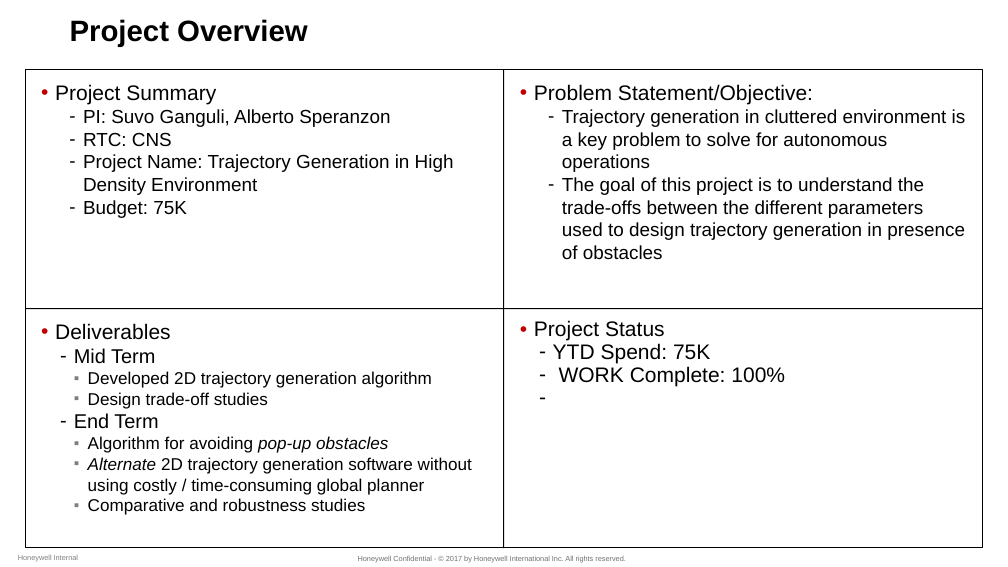
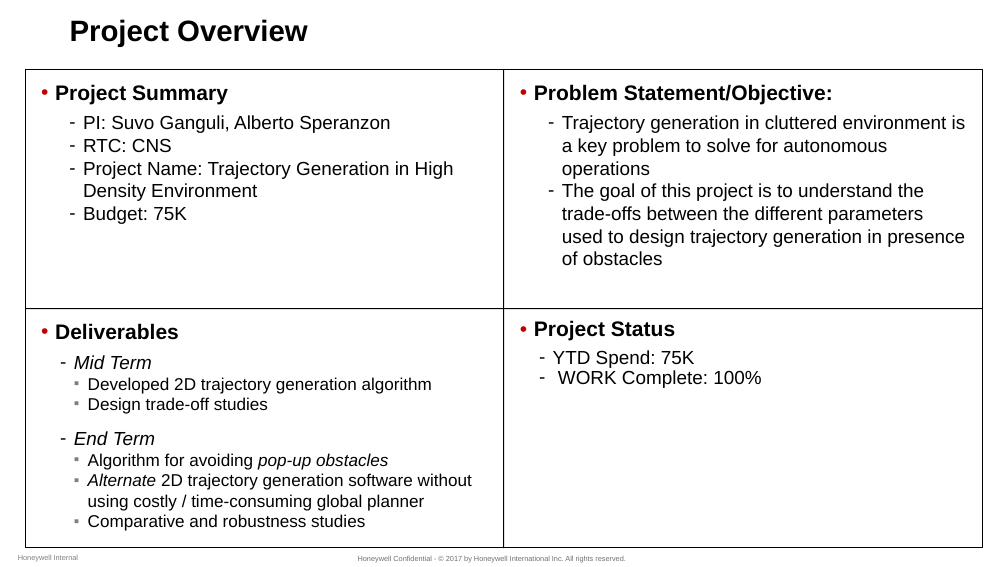
Before and after one commit to suvoganguli/TrajGen, a slide deck: slide 3 of slides/Final Review - Trajectory Generation.pptx. Drawn at 1008x567 pixels with LibreOffice and Linux fonts; fonts in the diff are those of the drawing; background and template pictures are left out. Boxes give left, top, right and bottom in pixels: in the first picture for what was removed or moved away, otherwise in the second. Text is boxed around its words. In the diff, an @@ line names an element or a change of style, - is before the commit and + after.

```diff
--- a/slides/Final Review - Trajectory Generation.pptx
+++ b/slides/Final Review - Trajectory Generation.pptx
@@ text at [55, 84, 228, 104]: bold on in "Project Summary"; more space between paragraphs @@
@@ text at [534, 84, 833, 104]: bold on in "Problem Statement/Objective:"; more space between paragraphs @@
@@ text at [55, 323, 268, 445]: bold on in "Deliverables"; size 19 to 18 pt, italic on in "Mid Term", "End Term"; more space between paragraphs @@
@@ text "Project Status" at [534, 320, 761, 388]: bold on in "Project Status"; size 20 to 18 pt in "YTD Spend: 75K", "WORK Complete: 100%"; more space between paragraphs @@
```
Also in this commit, not shown: 6 other slides changed, 2 slides added, 3 slides removed.
